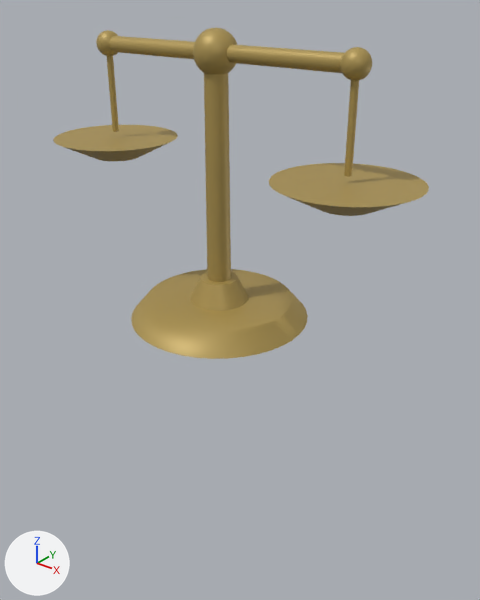
A saved change to the glTF model public/assets/models/economics.glb.
One viewpoint serves both versions: a camera (50 mm lens) standing at (0.988, -1.152, 0.434) and looking at (0.056, 0.013, -0.288). The lights are fixed; the arrows at lower left show +X, +Y and +Z. The first picture is the older version. Where no turn or scale is listed for an object, it has been applied to the vertices.

Script lines for the objects in view, before the commit:
```python
me_economics = bpy.data.meshes.new('economics')
me_economics.from_pydata(...)  # 1328 vertices, 2556 faces; spans x -0.5..0.5, y -0.224..0.224, z -0.339..0.339
me_economics.materials.append(mat_economics)  # yellow #b39a56
ob_economics = bpy.data.objects.new('economics', me_economics)
ob_economics.location = (0.0, 0.0, 0.0)
```
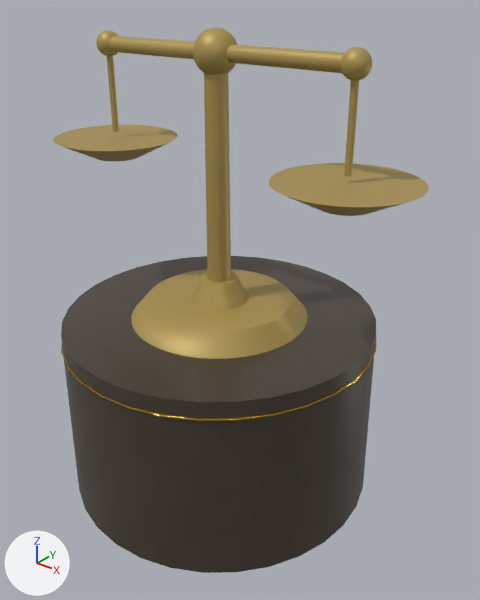
The newer file is also rescaled (x0.87), turned or shifted as a whole; pictures and numbers use the older file's frame.

Where the change shows, as pixel boxes (x1, y1, x2, y2) in the pictures (480 x 600 px):
'marble_column', added: after (61, 256, 376, 573)
'gold_inlay_ring', added: after (61, 341, 376, 421)

Edits to the bpy script that builds the scene:
```text
Add img_image_0:
    img_image_0 = load_image('Image_0', '_unpacked/Image_0', 384, 72, 'sRGB')
Add mat_base__polished_gold:
    mat_base__polished_gold = principled_material('base__polished_gold')
    mat_base__polished_gold.base_color = (0.694, 0.376, 0.0252)  # orange #d9a52c
    mat_base__polished_gold.metallic = 0.95
    mat_base__polished_gold.roughness = 0.19
Add mat_base__white_marble:
    mat_base__white_marble = bpy.data.materials.new('base__white_marble')
    # colours: brown #4a4137
    # uses the picture img_image_0
Add me_mesh_2:
    me_mesh_2.from_pydata(...)  # a torus around z (ring radius 0.397, tube radius 0.004) spanning x -0.399..0.399, y -0.399..0.399, z -0.003..0.003
    me_mesh_2.materials.append(mat_base__polished_gold)  # orange #d9a52c
Add me_mesh_1:
    me_mesh_1.from_pydata(...)  # a 32-sided cut cone along z (radius 0.401 at the low end, 0.394 at the high end) spanning x -0.401..0.401, y -0.401..0.401, z -0.236..0.236
    me_mesh_1.materials.append(mat_base__white_marble)
Add ob_gold_inlay_ring:
    ob_gold_inlay_ring = bpy.data.objects.new('gold_inlay_ring', me_mesh_2)
    ob_gold_inlay_ring.location = (0.0, 0.0, -0.381)
Add ob_marble_column:
    ob_marble_column = bpy.data.objects.new('marble_column', me_mesh_1)
    ob_marble_column.location = (0.0, 0.0, -0.575)
```
